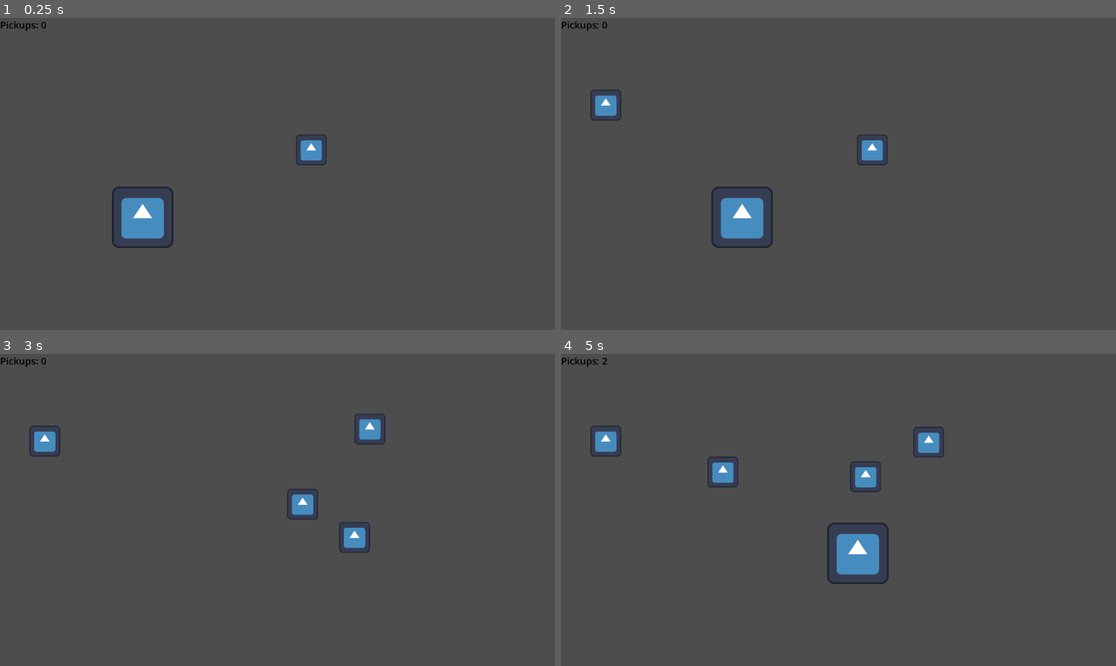
Above: before the commit, frames 1-4 (two rows, left to right).
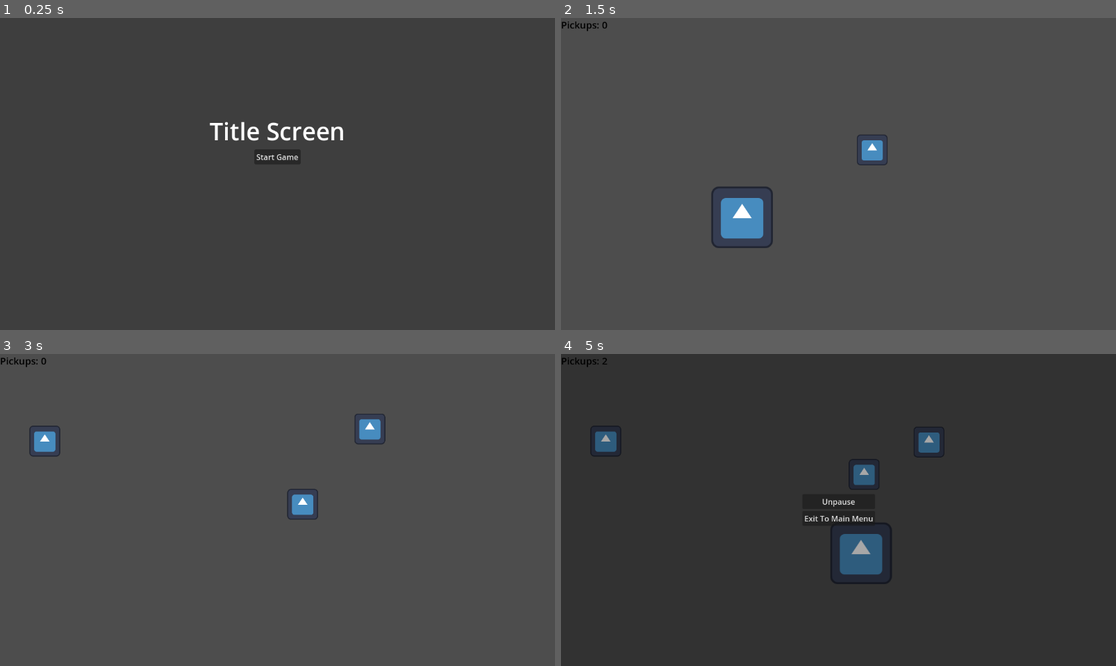
Above: after the commit, the same moments.

Repository: ConnorTamme/CMPT-306-Labs
Game: Godot game, scene res://Scenes/title_screen.tscn
Same seed, same stepped clock (60 frames per second), same inputs: the game is played once before the commit and once after it. Before the commit the project starts from res://Scenes/game.tscn. The engine's default icon, where the game draws it, is replaced by a stand-in: a white triangle on a blue panel in a dark square.
Inputs (mouse positions are in pixels of both pictures, inside the frame that each line leads up to):
- Up to frame 1 (0.25 s): no input
- Up to frame 2 (1.5 s): click (838, 158) at 0.5 s, where only the run after the commit has a clickable "Start Game"; tap Enter at 1.25 s; hold D (right) from 1.28 s (still down)
- Up to frame 3 (3 s): release D (right) at 2.03 s; hold S (down) 2.03-2.78 s; hold D (right) from 2.78 s (still down)
- Up to frame 4 (5 s): tap Space at 3.5 s; release D (right) at 3.53 s; hold W (up) 3.53-4.28 s; hold A (left) from 4.28 s (still down); tap Escape (pause, bound only after the commit) at 4.9 s

The runs differ from the first frame. In frame 1, 2.5% of the frame differs, in the area x 0-62%, y 1-74%; in frame 2, 0.3%; in frame 3, 0.3%; in frame 4, 99%, in the area x 0-100%, y 0-100%.

Commit message:
Added a title screen and pause menu

Diff:
--- a/Lab_2/Pickups/pickup.gd
+++ b/Lab_2/Pickups/pickup.gd
@@ -9,7 +9,7 @@
 	print("Spawned Coin!")
 
 func _physics_process(delta: float) -> void:
-	if magnet_target != null:
+	if magnet_target != null: #If there is a magnetism target (the player) pull the pickup towards them
 		self.position = self.position.move_toward(magnet_target.position, delta * magnetize_speed)
 
 # callback method from the corresponding signal sent by the Area2D
@@ -21,11 +21,11 @@
 		queue_free()
 
 
-func _on_magnetism_area_body_entered(body: Node2D) -> void:
+func _on_magnetism_area_body_entered(body: Node2D) -> void: #Called when the player enters the magnetism area
 	if body is Player:
 		magnet_target = body
 
 
-func _on_magnetism_area_body_exited(body: Node2D) -> void:
+func _on_magnetism_area_body_exited(body: Node2D) -> void: #Called when the player exits the magnetism area
 	if body == magnet_target:
 		magnet_target = null
--- a/Lab_2/Scenes/game.gd
+++ b/Lab_2/Scenes/game.gd
@@ -1,9 +1,23 @@
 extends Node
 
-@export var wallet: Wallet = Wallet.new() #Maybe you want to set a default state of it in the editor
+var wallet: Wallet = Wallet.new()
+@export var pause_menu: PackedScene
+var paused: bool = false
 
 func _ready() -> void: #Notice that by doing this we ensure that both Pickup counter and player are using the
 					   #exact same wallet without needing any globals
 	$"Player".wallet = wallet
 	$"PickupCounter".wallet = wallet
 	$"PickupCounter".initialize()
+
+func _input(event: InputEvent) -> void:
+	if event.is_action_released("pause") and !paused:
+		Engine.time_scale = 0.0 #This pauses time. Essentially this multiplies delta by 0 for everything every frame. By default it is 1.
+		var pause_menu_inst = pause_menu.instantiate() #Makes an instance of the pause menu
+		pause_menu_inst.unpause.connect(unpause)  #Connects to the pause menus unpause signal so the pause menu can let us know when it dies
+		paused = true #Tracks that the game is paused so we can't repause the game
+		self.add_child(pause_menu_inst) #Adds the pause menu to the scene tree
+
+func unpause() -> void:
+	Engine.time_scale = 1.0 #Starts time again
+	paused = false #Tracks the game is unpaused
--- a/Lab_2/Scenes/game.tscn
+++ b/Lab_2/Scenes/game.tscn
@@ -1,13 +1,15 @@
-[gd_scene load_steps=6 format=3 uid="uid://dduc54np40l3g"]
+[gd_scene load_steps=7 format=3 uid="uid://dduc54np40l3g"]
 
 [ext_resource type="Script" uid="uid://xy6n6m434n3y" path="res://Scenes/game.gd" id="1_5diyh"]
 [ext_resource type="PackedScene" uid="uid://bq2fxemi6ggwn" path="res://Player/player.tscn" id="2_e6lhs"]
+[ext_resource type="PackedScene" uid="uid://dp3pan2ri4doa" path="res://UI/pause_menu.tscn" id="2_i6g32"]
 [ext_resource type="PackedScene" uid="uid://cukgvwhc8cpcd" path="res://Pickups/pickup.tscn" id="3_ff4o0"]
 [ext_resource type="PackedScene" uid="uid://eeexkrvtsmd8" path="res://Pickups/PickupSpawner.tscn" id="4_qcbus"]
 [ext_resource type="PackedScene" uid="uid://cm3ohia2xoi3q" path="res://UI/pickup_counter.tscn" id="5_ehego"]
 
 [node name="Game" type="Node"]
 script = ExtResource("1_5diyh")
+pause_menu = ExtResource("2_i6g32")
 
 [node name="Player" parent="." instance=ExtResource("2_e6lhs")]
 position = Vector2(296, 414)
--- /dev/null
+++ b/Lab_2/Scenes/title_screen.gd
@@ -0,0 +1,6 @@
+extends Control
+
+var game_scene: PackedScene = load("res://Scenes/game.tscn")
+
+func start_game() -> void: #Switches to the game scene
+	get_tree().change_scene_to_packed(game_scene)
--- /dev/null
+++ b/Lab_2/Scenes/title_screen.tscn
@@ -0,0 +1,47 @@
+[gd_scene load_steps=2 format=3 uid="uid://brfy4kc4ttowv"]
+
+[ext_resource type="Script" uid="uid://do46v33skcug4" path="res://Scenes/title_screen.gd" id="1_klylv"]
+
+[node name="TitleScreen" type="Control"]
+layout_mode = 3
+anchors_preset = 15
+anchor_right = 1.0
+anchor_bottom = 1.0
+grow_horizontal = 2
+grow_vertical = 2
+script = ExtResource("1_klylv")
+
+[node name="ColorRect" type="ColorRect" parent="."]
+layout_mode = 1
+anchors_preset = 15
+anchor_right = 1.0
+anchor_bottom = 1.0
+grow_horizontal = 2
+grow_vertical = 2
+color = Color(0, 0, 0, 0.188235)
+
+[node name="MarginContainer" type="MarginContainer" parent="."]
+layout_mode = 1
+anchors_preset = 15
+anchor_right = 1.0
+anchor_bottom = 1.0
+grow_horizontal = 2
+grow_vertical = 2
+theme_override_constants/margin_top = 200
+
+[node name="VBoxContainer" type="VBoxContainer" parent="MarginContainer"]
+layout_mode = 2
+
+[node name="RichTextLabel" type="RichTextLabel" parent="MarginContainer/VBoxContainer"]
+layout_mode = 2
+bbcode_enabled = true
+text = "[font_size=50]Title Screen"
+fit_content = true
+horizontal_alignment = 1
+
+[node name="Button" type="Button" parent="MarginContainer/VBoxContainer"]
+layout_mode = 2
+size_flags_horizontal = 4
+text = "Start Game"
+
+[connection signal="button_up" from="MarginContainer/VBoxContainer/Button" to="." method="start_game"]
--- /dev/null
+++ b/Lab_2/UI/pause_menu.gd
@@ -0,0 +1,15 @@
+extends Control
+class_name PauseMenu
+
+signal unpause
+
+var main_menu: PackedScene = load("res://Scenes/title_screen.tscn")
+
+func _on_unpause_button_up() -> void: #Signals the game to continue and removes itself from the scene tree
+	unpause.emit()
+	self.queue_free()
+
+
+func _on_exit_button_up() -> void: #Tells the game to unfreeze time and then switches to the main_menu
+	unpause.emit()
+	get_tree().change_scene_to_packed(main_menu)
--- /dev/null
+++ b/Lab_2/UI/pause_menu.tscn
@@ -0,0 +1,46 @@
+[gd_scene load_steps=2 format=3 uid="uid://dp3pan2ri4doa"]
+
+[ext_resource type="Script" uid="uid://crfx33fovy38l" path="res://UI/pause_menu.gd" id="1_ltd3m"]
+
+[node name="PauseMenu" type="Control"]
+layout_mode = 3
+anchors_preset = 15
+anchor_right = 1.0
+anchor_bottom = 1.0
+grow_horizontal = 2
+grow_vertical = 2
+script = ExtResource("1_ltd3m")
+
+[node name="ColorRect" type="ColorRect" parent="."]
+layout_mode = 1
+anchors_preset = 15
+anchor_right = 1.0
+anchor_bottom = 1.0
+grow_horizontal = 2
+grow_vertical = 2
+color = Color(0, 0, 0, 0.345098)
+
+[node name="Container" type="VBoxContainer" parent="."]
+layout_mode = 1
+anchors_preset = 8
+anchor_left = 0.5
+anchor_top = 0.5
+anchor_right = 0.5
+anchor_bottom = 0.5
+offset_left = -75.5
+offset_top = -33.0
+offset_right = 75.5
+offset_bottom = 33.0
+grow_horizontal = 2
+grow_vertical = 2
+
+[node name="Unpause" type="Button" parent="Container"]
+layout_mode = 2
+text = "Unpause"
+
+[node name="Exit" type="Button" parent="Container"]
+layout_mode = 2
+text = "Exit To Main Menu"
+
+[connection signal="button_up" from="Container/Unpause" to="." method="_on_unpause_button_up"]
+[connection signal="button_up" from="Container/Exit" to="." method="_on_exit_button_up"]
--- a/Lab_2/project.godot
+++ b/Lab_2/project.godot
@@ -11,7 +11,7 @@
 [application]
 
 config/name="306 Labs"
-run/main_scene="uid://dduc54np40l3g"
+run/main_scene="uid://brfy4kc4ttowv"
 config/features=PackedStringArray("4.4", "Forward Plus")
 config/icon="res://icon.svg"
 
@@ -41,6 +41,11 @@
 , Object(InputEventKey,"resource_local_to_scene":false,"resource_name":"","device":-1,"window_id":0,"alt_pressed":false …(186 unchanged characters)…
 ]
 }
+pause={
+"deadzone": 0.2,
+"events": [Object(InputEventKey,"resource_local_to_scene":false,"resource_name":"","device":-1,"window_id":0,"alt_pressed":false,"shift_pressed":false,"ctrl_pressed":false,"meta_pressed":false,"pressed":false,"keycode":0,"physical_keycode":4194305,"key_label":0,"unicode":0,"location":0,"echo":false,"script":null)
+]
+}
 
 [layer_names]
 
Not shown, added: Lab_2/Scenes/title_screen.gd.uid
Not shown, added: Lab_2/UI/pause_menu.gd.uid
